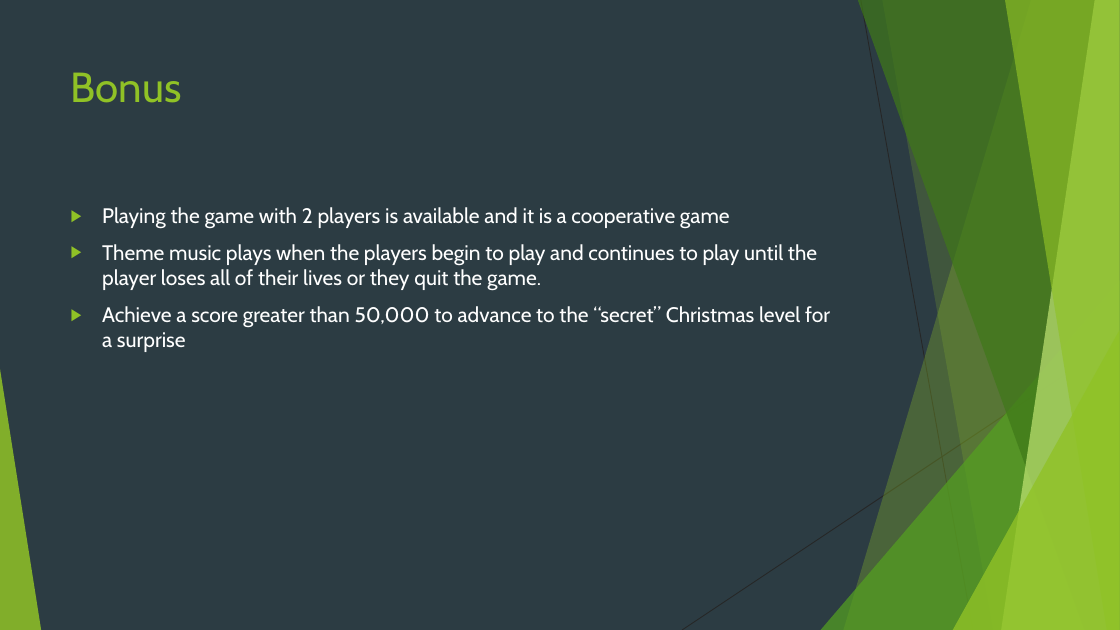
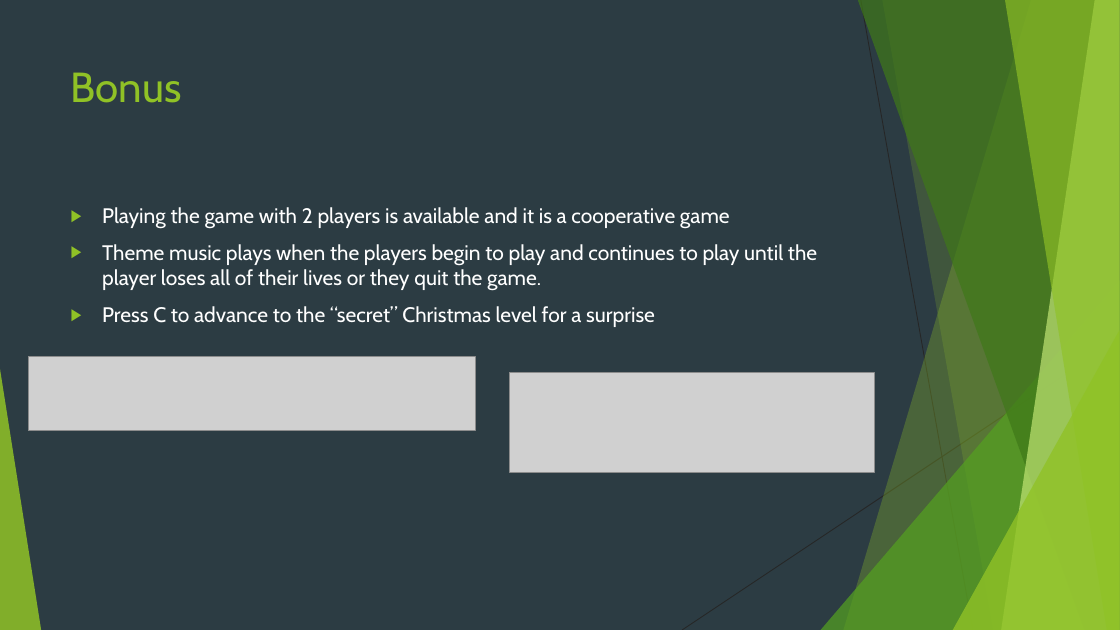
Before and after one commit to Anthony-Hernandez1/SuperLuigiBrothers, a slide deck: slide 5 of Super Luigi Brothers.pptx (slide 6 before the commit). Drawn at 1120x630 pixels with LibreOffice and Linux fonts; fonts in the diff are those of the drawing; grey boxes stand for pictures. Boxes give left, top, right and bottom in pixels: in the first picture for what was removed or moved away, otherwise in the second. Text is boxed around its words. In the diff, an @@ line names an element or a change of style, - is before the commit and + after.

```diff
--- a/Super Luigi Brothers.pptx
+++ b/Super Luigi Brothers.pptx
@@ text at [102,306,655,327]: text changed @@
-▶ Achieve a score greater than 50,000 to advance to the “secret” Christmas level for a surprise
+▶ Press C to advance to the “secret” Christmas level for a surprise
@@ picture added at [29,357,476,431] @@
@@ picture added at [509,372,874,472] @@
```
Also in this commit, not shown: 4 other slides changed, 1 slide removed.
